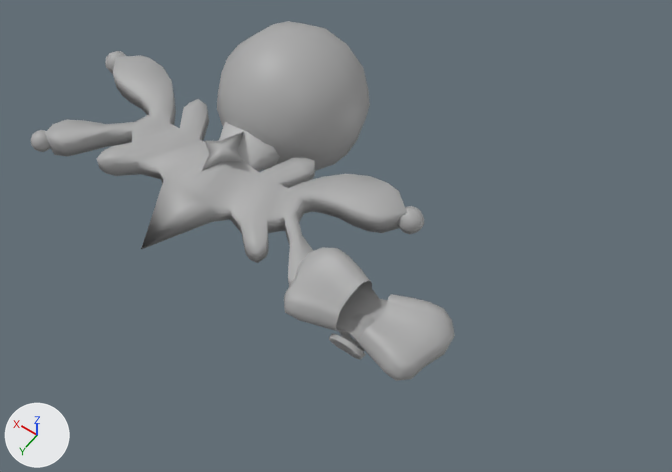
The FBX model Assets/Graphics/Characters/Player/WPMD_spoon_head_gum.fbx: old version first, new version second.
Before and after are seen from a 50 mm lens placed at (-0.619, 0.138, 1.524), pointed at (-0.178, -0.48, 0.553). The axes (+X, +Y, +Z) are drawn at lower left. The lights are the same throughout. The older version comes first. Where no turn or scale is listed for an object, it has been applied to the vertices. Vertices at exactly the same position are counted once.
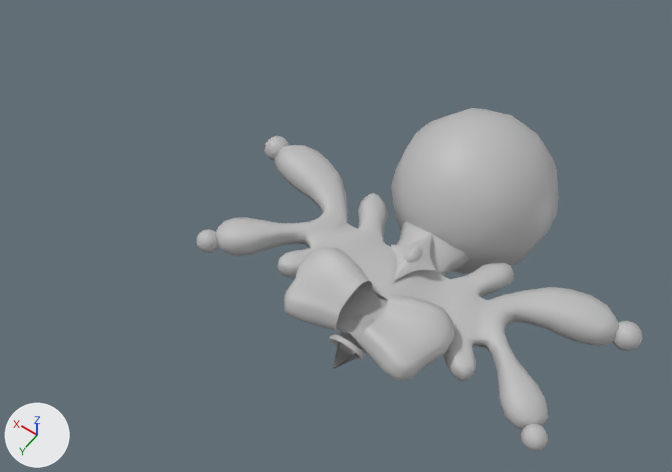
Location of each change, (x1, y1, x2, y2) in pixels of the pictures (672 x 472 px; the box of a moved part takes in the faces that stretch with it):
'WPMD_spoon_head_gum', reshaped, moved (160% wider, 155% taller)
    before: (284, 247, 455, 381)
    after: (196, 108, 642, 451)
'pCube2', deleted
    before: (45, 55, 407, 286)
'pSphere37', deleted
    before: (217, 21, 370, 171)
'polySurface3', deleted
    before: (218, 121, 280, 172)
'pCube3', deleted
    before: (202, 132, 244, 171)
'pSphere38', deleted
    before: (105, 51, 424, 234)
'pSphere39', deleted
    before: (31, 130, 51, 152)
part 1 of me_mesh, moved or reshaped
    both: (284, 247, 455, 381)
part 2 of me_mesh, moved or reshaped
    both: (329, 313, 375, 360)
part 3 of me_mesh, added
    after: (391, 108, 559, 274)
part 4 of me_mesh, added
    after: (264, 136, 289, 161)
part 5 of me_mesh, added
    after: (612, 321, 642, 351)
part 6 of me_mesh, added
    after: (215, 145, 618, 430)
part 7 of me_mesh, added
    after: (196, 229, 219, 253)
part 8 of me_mesh, added
    after: (521, 424, 548, 451)
part 9 of me_mesh, added
    after: (404, 245, 423, 263)
part 10 of me_mesh, added
    after: (397, 222, 469, 276)
part 11 of me_mesh, added
    after: (391, 234, 436, 281)

Patch to the scene script:
```diff
--- a/Assets/Graphics/Characters/Player/WPMD_spoon_head_gum.fbx.py
+++ b/Assets/Graphics/Characters/Player/WPMD_spoon_head_gum.fbx.py
@@ me_mesh @@
 # used by ob_wpmd_spoon_head_gum; location = (-0.3, -0.367, 0.601)
-me_mesh.from_pydata(...)  # 327 vertices, 252 faces; spans x -0.102..0.102, y -0.053..0.053, z -0.043..0.043
-me_mesh.materials.append(mat_standardsurface1)  # grey #aaaaaa
+me_mesh.from_pydata(...)  # 1573 vertices, 1514 faces; spans x -0.576..-0.024, y -0.733..-0.302, z 0.479..0.699
+# me_mesh part 1: the loose piece of 198 vertices spanning x -0.102..0.102, y -0.053..0.053, z -0.007..0.043 is moved by (-0.3, -0.367, 0.601), in mat_wpmi_spoon_handle (grey #bcbcbc)
+# me_mesh part 2: the loose piece of 129 vertices spanning x -0.033..0.033, y -0.032..0.045, z -0.043..0.006 is moved by (-0.3, -0.367, 0.601), in mat_wpmi_spoon_handle (grey #bcbcbc)
+# me_mesh part 3: a new loose piece, a UV sphere (12 segments, 12 rings, poles along y) spanning x -0.41..-0.19, y -0.733..-0.513, z 0.479..0.699, in mat_wpmi_spoon_handle (grey #bcbcbc)
+# me_mesh part 4: a new loose piece, a UV sphere (8 segments, 8 rings, poles along x) spanning x -0.06..-0.024, y -0.55..-0.514, z 0.574..0.61, in mat_wpmi_spoon_handle (grey #bcbcbc)
+# me_mesh part 5: a new loose piece, a UV sphere (8 segments, 8 rings, poles along x) spanning x -0.576..-0.54, y -0.55..-0.514, z 0.574..0.61, in mat_wpmi_spoon_handle (grey #bcbcbc)
+# me_mesh part 6: a new loose piece of 755 vertices spanning x -0.552..-0.048, y -0.554..-0.302, z 0.523..0.617, in mat_wpmi_spoon_handle (grey #bcbcbc)
+# me_mesh part 7: a new loose piece of 58 vertices spanning x -0.084..-0.054, y -0.37..-0.34, z 0.577..0.607, in mat_wpmi_spoon_handle (grey #bcbcbc)
+# me_mesh part 8: a new loose piece of 58 vertices spanning x -0.547..-0.517, y -0.37..-0.34, z 0.577..0.607, in mat_wpmi_spoon_handle (grey #bcbcbc)
+# me_mesh part 9: a new loose piece of 49 vertices spanning x -0.311..-0.289, y -0.485..-0.455, z 0.616..0.626, in mat_wpmi_spoon_handle (grey #bcbcbc)
+# me_mesh part 10: a new loose piece of 43 vertices spanning x -0.35..-0.25, y -0.527..-0.468, z 0.546..0.61, in mat_wpmi_spoon_handle (grey #bcbcbc)
+# me_mesh part 11: a new loose piece of 33 vertices spanning x -0.333..-0.267, y -0.515..-0.425, z 0.603..0.624, in mat_wpmi_spoon_handle (grey #bcbcbc)
+me_mesh.materials.append(mat_wpmi_spoon_handle)  # grey #bcbcbc
@@ ob_wpmd_spoon_head_gum @@
 ob_wpmd_spoon_head_gum = bpy.data.objects.new('WPMD_spoon_head_gum', me_mesh)
-ob_wpmd_spoon_head_gum.location = (-0.3, -0.367, 0.601)
+ob_wpmd_spoon_head_gum.location = (0.0, 0.0, 0.0)
@@ ob_pcube2 @@
-ob_pcube2 = bpy.data.objects.new('pCube2', me_mesh_003)
-ob_pcube2.location = (0.0, -0.446, 0.593)
@@ ob_psphere39 @@
-ob_psphere39 = bpy.data.objects.new('pSphere39', me_mesh_005)
-ob_psphere39.location = (0.231, -0.355, 0.592)
@@ ob_polysurface3 @@
-ob_polysurface3 = bpy.data.objects.new('polySurface3', me_mesh_001)
-ob_polysurface3.location = (0.0, 0.0, 0.582)
@@ ob_pcube3 @@
-ob_pcube3 = bpy.data.objects.new('pCube3', me_mesh_006)
-ob_pcube3.location = (0.0, -0.47, 0.615)
@@ ob_psphere38 @@
-ob_psphere38 = bpy.data.objects.new('pSphere38', me_mesh_004)
-ob_psphere38.location = (0.258, -0.532, 0.592)
@@ ob_psphere37 @@
-ob_psphere37 = bpy.data.objects.new('pSphere37', me_mesh_002)
-ob_psphere37.location = (0.0, -0.623, 0.589)
```
